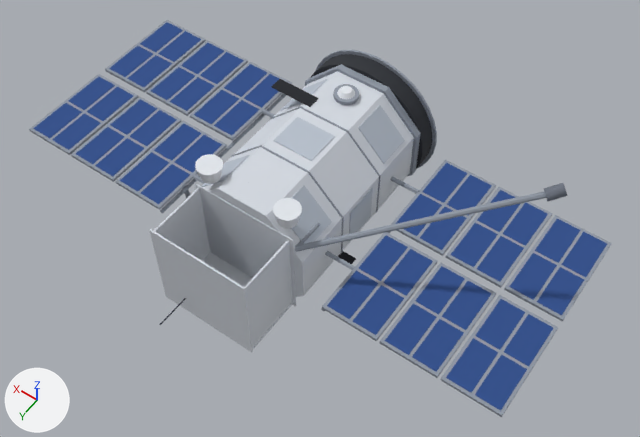
Before and after pictures for a commit that changed the glTF model site/models/oao-2.glb.
Before and after are seen from a 50 mm lens placed at (-5.49, 7.29, 10.79), pointed at (-0.54, 0.36, -0.11). The axes (+X, +Y, +Z) are drawn at lower left. The lights are the same throughout. The older version comes first. Where no turn or scale is listed for an object, it has been applied to the vertices. Vertices at exactly the same position are counted once.

Objects in the first picture: 'body', 'foil', 'solar-panel'.
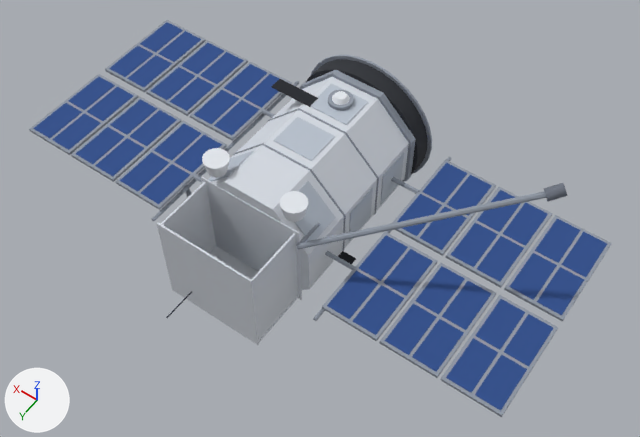
What differs and where, as boxes [x1, y1, x2, y2] in the pictures (640 x 437 px; the box of a moved part takes in the faces that stretch with it):
'body', reshaped, moved
    both: [29, 20, 612, 417]
'foil', reshaped, rescaled
    before: [149, 71, 414, 352]
    after: [157, 77, 409, 345]
part 1 of me_foil, moved or reshaped
    before: [203, 71, 414, 297]
    after: [212, 77, 409, 290]
part 2 of me_foil, moved or reshaped
    before: [194, 183, 296, 307]
    after: [201, 177, 302, 300]
part 3 of me_foil, moved or reshaped
    before: [153, 188, 210, 260]
    after: [161, 181, 216, 253]
part 4 of me_foil, moved or reshaped
    before: [149, 229, 253, 352]
    after: [157, 222, 259, 345]
part 5 of me_foil, moved or reshaped
    before: [202, 252, 293, 349]
    after: [209, 246, 299, 342]
part 6 of me_body, moved or reshaped (mostly hidden)
    before: [270, 106, 381, 213]
    after: [268, 108, 379, 215]
part 7 of me_body, moved or reshaped
    before: [316, 50, 437, 168]
    after: [311, 55, 432, 173]
part 8 of me_body, rebuilt
    before: [305, 54, 432, 176]
    after: [299, 59, 428, 182]
part 9 of me_body, rebuilt
    before: [291, 185, 332, 244]
    after: [295, 181, 336, 241]
part 10 of me_body, rebuilt
    before: [202, 155, 250, 187]
    after: [208, 151, 254, 182]
part 11 of me_body, rebuilt
    before: [321, 231, 391, 311]
    after: [313, 157, 451, 321]
part 12 of me_body, rebuilt (17% wider, 18% taller)
    before: [160, 94, 286, 213]
    after: [152, 81, 299, 221]
part 13 of me_body, rebuilt
    before: [195, 154, 223, 184]
    after: [202, 148, 230, 178]
part 14 of me_body, rebuilt
    before: [273, 198, 302, 229]
    after: [280, 191, 308, 222]
part 15 of me_body, rebuilt
    before: [159, 298, 186, 325]
    after: [166, 291, 192, 318]
part 16 of me_body, added (pale blue)
    after: [310, 83, 368, 125]
part 17 of me_body, added (pale blue)
    after: [380, 152, 404, 204]
part 18 of me_body, moved or reshaped
    before: [182, 79, 546, 270]
    after: [183, 90, 546, 270]

What changed in the scene script:
```text
Change me_foil:
    used by ob_foil; location = (0.0, 0.52, 0.0); scale = (2.02, 2.02, 2.02)
    remove me_foil.from_pydata(...)  # 832 vertices, 1400 faces; spans x -0.52..0.52, y -1.0..1.0, z -0.52..0.52
    add me_foil.from_pydata(...)  # 832 vertices, 1404 faces; spans x -0.56..0.56, y -1.0..1.0, z -0.56..0.56
    me_foil part 1: the loose piece of 642 vertices spanning x -0.52..0.52, y -1.0..0.49, z -0.52..0.52 is scaled about its middle by (1.08, 0.972, 1.08), then moved by (0.0, -0.02, 0.0)
    me_foil part 2: the loose piece of 30 vertices spanning x -0.45..0.45, y 0.48..0.49, z -0.42..0.42 is scaled about its middle by (1.08, 1.06, 1.08), then moved by (0.0, -0.04, 0.0)
    me_foil part 3: the loose piece of 36 vertices spanning x 0.4..0.41, y 0.49..0.98, z -0.4..0.4 is scaled about its middle by (1.07, 1.08, 1.08), then moved by (0.03, -0.02, 0.0)
    me_foil part 4: the loose piece of 52 vertices spanning x -0.42..0.42, y 0.99..1.0, z -0.42..0.42 is scaled about its middle by 1.08
    me_foil part 5: 36 of 832 vertices moved; they spanned x -0.42..0.42, y 0.49..0.98, z -0.4..-0.39 and now span x -0.46..0.46, y 0.45..0.98, z -0.44..-0.42; mean shift (0.0, -0.02, -0.03); largest move (0.08, 0.49, -0.4) -> (0.46, 0.98, -0.44)
    other edits to the shape of me_foil do not show in these pictures
Change me_body:
    remove me_body.from_pydata(...)  # 7278 vertices, 9876 faces; spans x -4.45..4.45, y -2.53..2.53, z -2.02..2.02
    add me_body.from_pydata(...)  # 7374 vertices, 9876 faces; spans x -4.45..4.45, y -2.43..2.43, z -2.02..2.02
    me_body part 6: the loose piece of 586 vertices spanning x -1.06..1.06, y -1.08..-1.05, z -1.06..1.06 is moved by (0.0, 0.09, 0.0)
    me_body part 7: the loose piece of 66 vertices spanning x -1.24..1.24, y -2.53..-2.49, z -1.24..1.24 is moved by (0.0, 0.19, 0.0)
    me_body part 8: the loose piece of 427 vertices spanning x -1.18..1.18, y -2.51..-2.06, z -1.18..1.18 is rebuilt with 427 vertices and now spans x -1.18..1.18, y -2.33..-1.87, z -1.18..1.18
    me_body part 9: the loose piece of 82 vertices spanning x -1.0..-0.5, y 0.13..0.73, z 0.5..1.0 is rebuilt with 90 vertices and now spans x -1.0..-0.5, y 0.07..0.67, z 0.5..1.0
    me_body part 10: the loose piece of 82 vertices spanning x 0.5..1.0, y 0.13..0.73, z 0.5..1.0 is rebuilt with 90 vertices and now spans x 0.5..1.0, y 0.07..0.67, z 0.5..1.0
    me_body part 11: the loose piece of 62 vertices spanning x -1.58..-1.52, y -2.26..1.13, z -0.13..-0.07 is rebuilt with 62 vertices and now spans x -1.58..-1.52, y -2.43..1.38, z -0.13..-0.07
    me_body part 12: the loose piece of 62 vertices spanning x 1.52..1.58, y -2.26..1.13, z -0.13..-0.07 is rebuilt with 62 vertices and now spans x 1.52..1.58, y -2.43..1.38, z -0.13..-0.07
    me_body part 13: the loose piece of 42 vertices spanning x 0.5..0.9, y 0.59..0.98, z 1.0..1.25 is rebuilt with 42 vertices and now spans x 0.5..0.9, y 0.47..0.88, z 1.0..1.25
    me_body part 14: the loose piece of 42 vertices spanning x -0.9..-0.5, y 0.59..0.98, z 1.0..1.25 is rebuilt with 42 vertices and now spans x -0.9..-0.5, y 0.47..0.88, z 1.0..1.25
    me_body part 15: the loose piece of 12 vertices spanning x 0.39..0.41, y 1.96..2.53, z -0.51..-0.49 is rebuilt with 12 vertices and now spans x 0.39..0.41, y 1.84..2.43, z -0.51..-0.49
    me_body part 16: a new loose piece of 90 vertices spanning x -0.35..0.35, y -1.72..-1.13, z 1.05..1.06, in mat_own__b9c2ce (pale blue #b9c2ce)
    me_body part 17: a new loose piece of 90 vertices spanning x -1.06..-1.05, y -1.72..-1.13, z -0.35..0.35, in mat_own__b9c2ce (pale blue #b9c2ce)
    me_body part 18: 25 vertices moved within x -1.06..1.06, y -1.67..0.88, z -1.06..1.2; 1180 vertices removed from x -3.73..3.73, y -1.87..0.92, z -1.94..1.94; 852 vertices added at x -3.73..3.73, y -1.67..0.91, z -1.94..1.94
    other edits to the shape of me_body do not show in these pictures
Change ob_foil:
    ob_foil.scale: (2.02, 2.02, 2.02) -> (1.87, 1.87, 1.87)
Change ob_body:
    ob_body.location: (0.0, 0.56, 0.0) -> (0.0, 0.53, 0.0)
```
